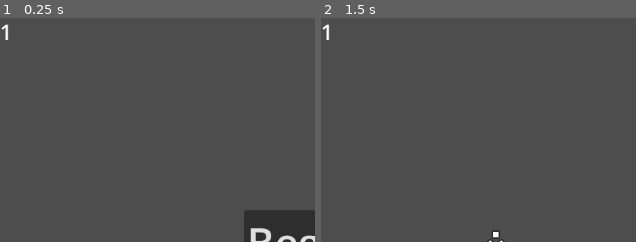
Above: before the commit, frames 1-2 (left to right).
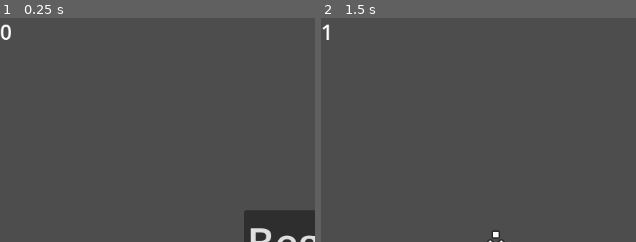
Above: after the commit, the same moments.

Repository: ubcs-io/simple_scanner
Game: Godot game, scene res://main.tscn
The game is run twice, just before and just after one commit, with the same random seed, the same clock (stepped at 60 frames per second) and the same inputs.
Inputs:
- Up to frame 1 (0.25 s): no input
- Up to frame 2 (1.5 s): click "Begin Scanning" at 0.5 s; tap Enter at 1.25 s; hold D (move_right) from 1.28 s (still down)
The pictures show only the part of the screen within x 0-50%, y 0-50%; the shares and areas given below are measured in that part.

The runs differ from the first frame. In frame 1, 0.2% of the frame differs, in the area x 0-4%, y 2-10%; in frame 2, nothing differs.

Commit message:
Start with a score of 0 on the HUD

Diff:
--- a/hud.tscn
+++ b/hud.tscn
@@ -9,7 +9,7 @@
 offset_right = 1155.0
 offset_bottom = 660.0
 theme_override_font_sizes/font_size = 30
-text = "1"
+text = "0"
 
 [node name="Message" type="Label" parent="."]
 offset_right = 40.0
